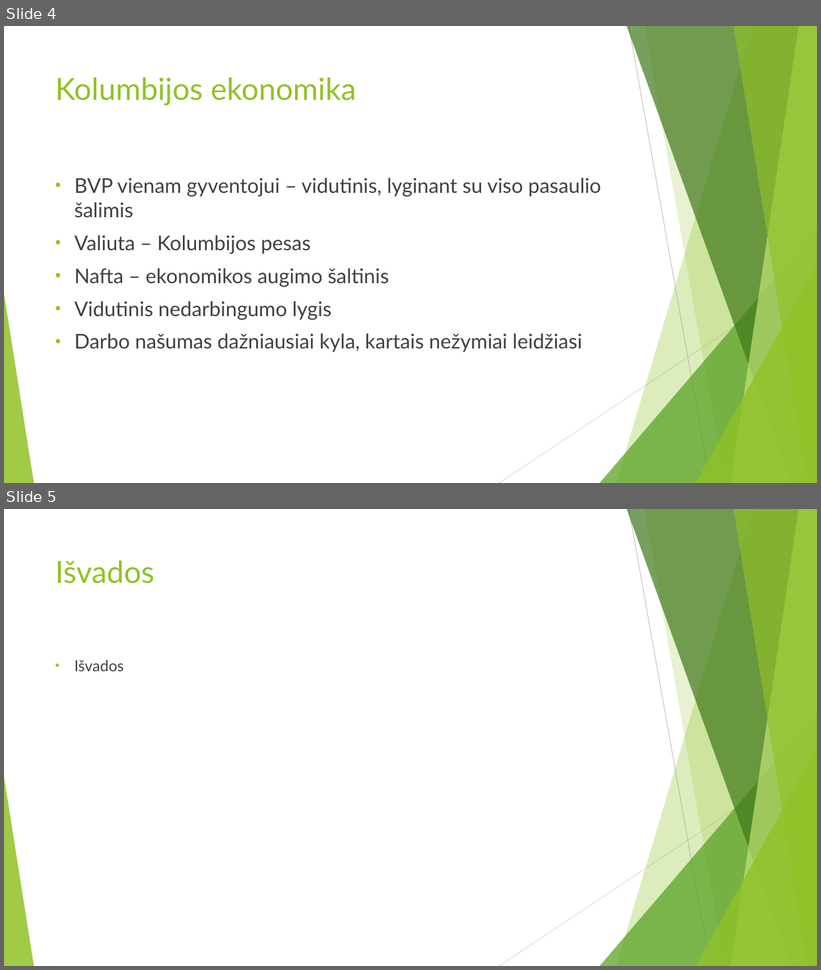
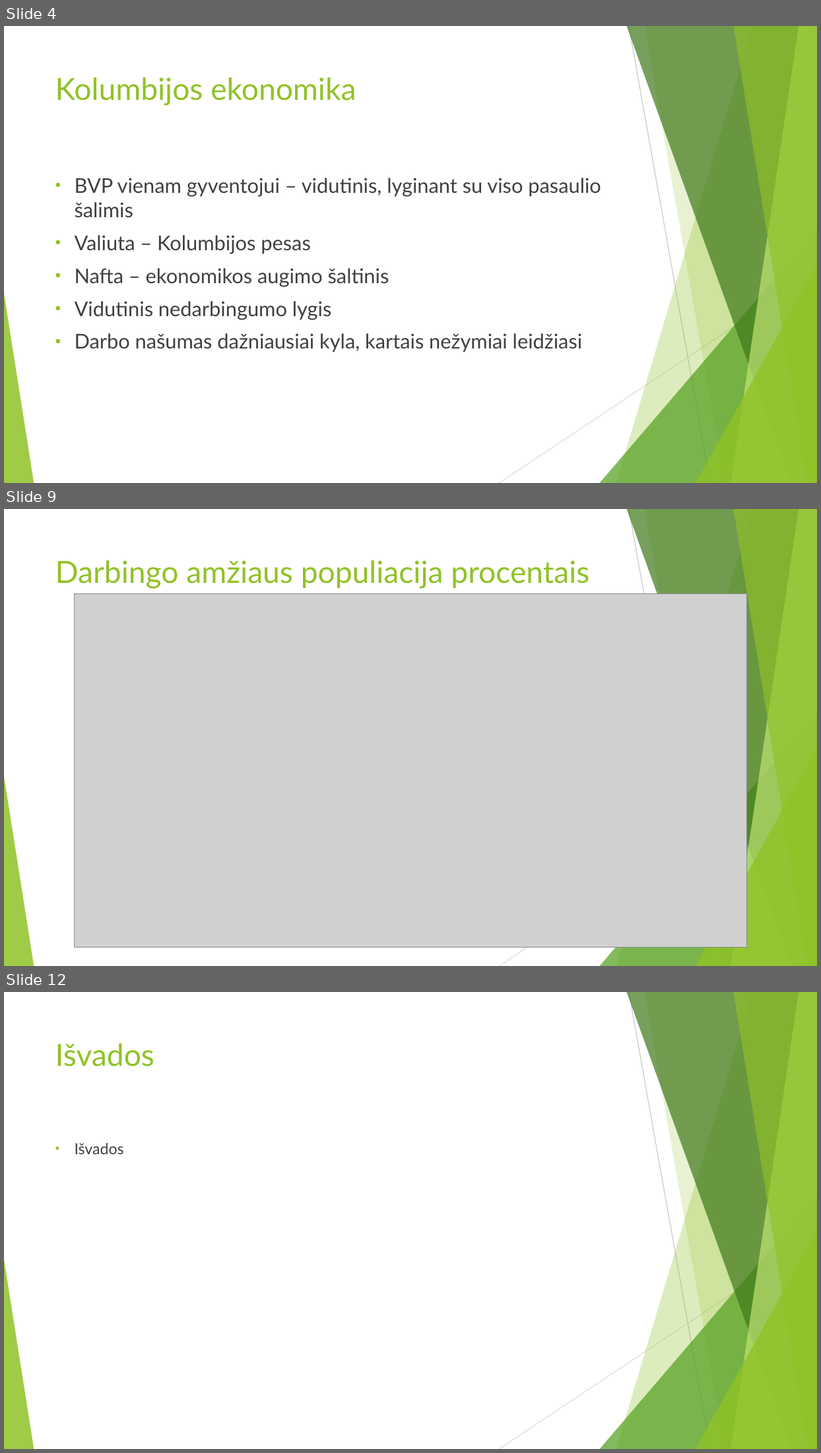
Before and after one commit to ZilvinasAbr/SocialinesRaidosProjektas, a slide deck: Pristatymas.pptx. Shown one above the other, each under a label of ours: slides 4 and 5 before the commit, slides 4, 9 and 12 after it; the slides between them are not shown. The pictures are 821x970 and 821x1453 pixels, drawn with LibreOffice and Linux fonts; fonts in the diff are those of the drawing; grey boxes stand for pictures. Boxes give left, top, right and bottom in pixels: in the first picture for what was removed or moved away, otherwise in the second. Text is boxed around its words. In the diff, an @@ line names an element or a change of style, - is before the commit and + after.

```diff
--- a/Pristatymas.pptx
+++ b/Pristatymas.pptx
@@ slide 9 added at [4,509,817,966], background #FFFFFF; not listed: 10 template elements that a slide beside it also shows @@
@@ title added at [55,560,589,589], 36 pt, text #90C226 @@
+Darbingo amžiaus populiacija procentais
@@ picture added at [74,593,747,948] @@
@@ what was slide 5 is now slide 12 @@
```
Also in this commit, not shown: 6 other slides added.
